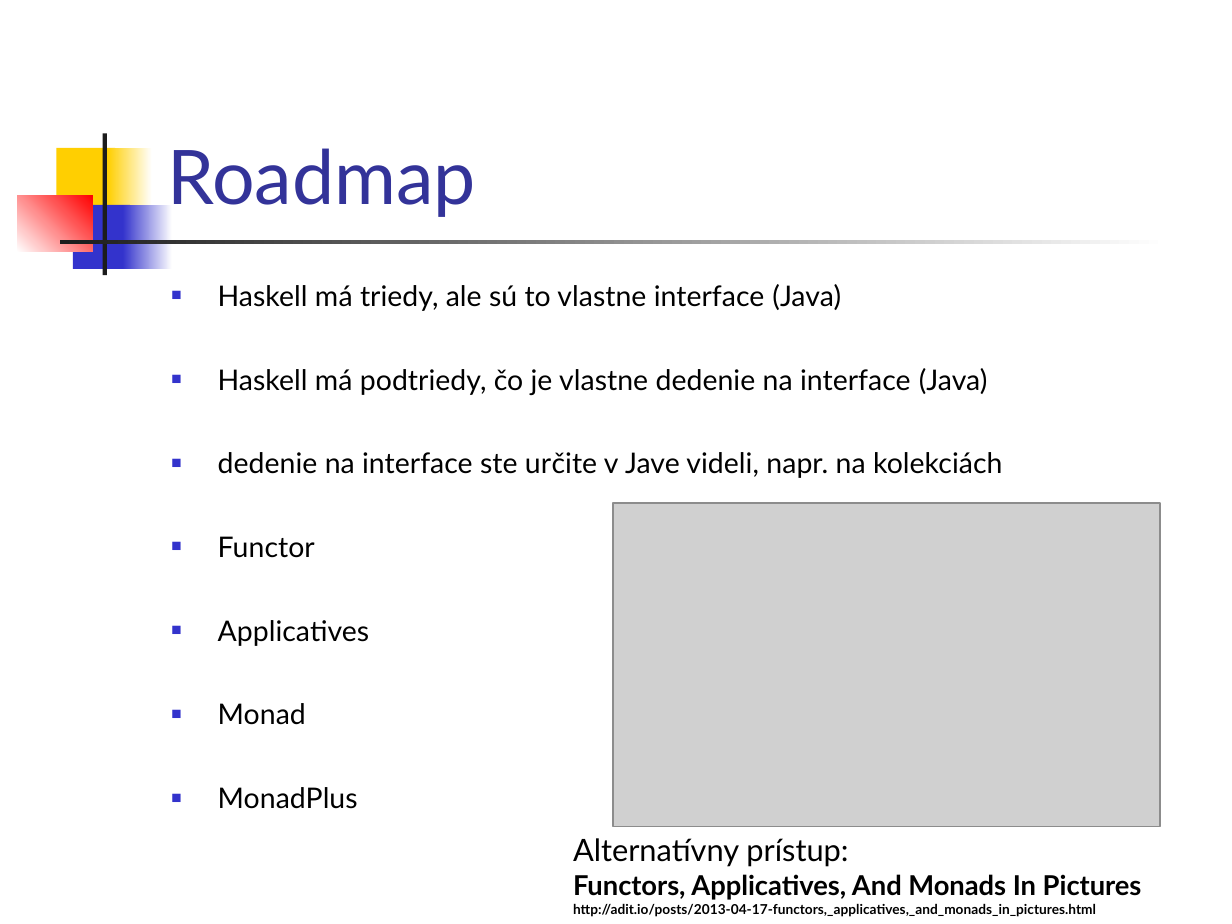
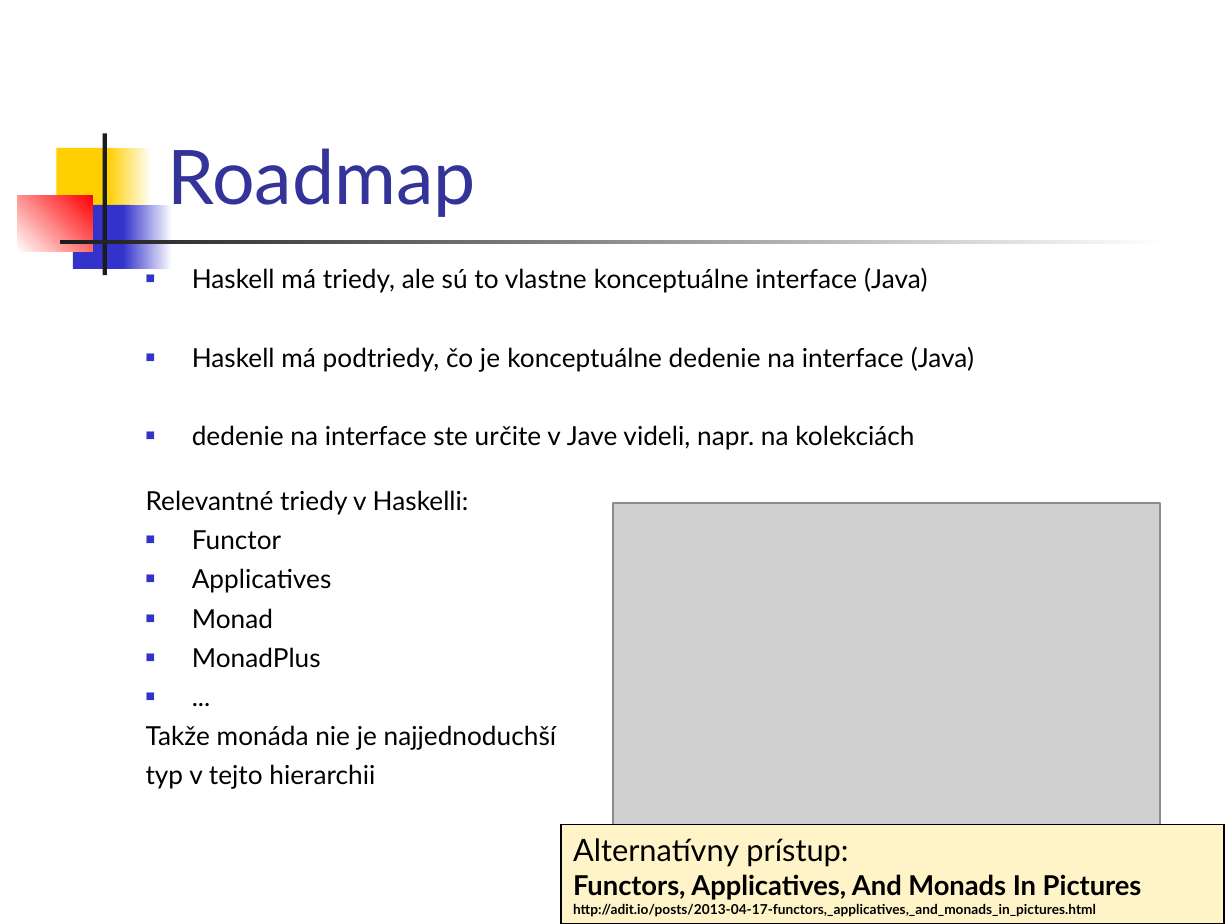
Before and after one commit to Funkcionalne/Prednasky, a slide deck: slide 6 of 11/11_fpro.ppt (slide 7 before the commit). Drawn at 1232x924 pixels with LibreOffice and Linux fonts; fonts in the diff are those of the drawing; grey boxes stand for pictures. Boxes give left, top, right and bottom in pixels: in the first picture for what was removed or moved away, otherwise in the second. Text is boxed around its words. In the diff, an @@ line names an element or a change of style, - is before the commit and + after.

```diff
--- a/11/11_fpro.ppt
+++ b/11/11_fpro.ppt
@@ text "Haskell má triedy, ale sú ...": place and size @@
-text "Haskell má triedy, ale sú ..." at (218, 284, 1002, 809)
+text "Haskell má triedy, ale sú ..." at (146, 268, 974, 789)
@@ text at (192, 268, 974, 371): text changed; size 16.6 to 15.3 pt @@
-■ Haskell má triedy, ale sú to vlastne interface (Java)
-■ Haskell má podtriedy, čo je vlastne dedenie na interface (Java)
+■ Haskell má triedy, ale sú to vlastne konceptuálne interface (Java)
+■ Haskell má podtriedy, čo je konceptuálne dedenie na interface (Java)
@@ text at (192, 425, 914, 668): size 16.6 to 15.3 pt in "dedenie na interface ste určite v Jave ...", "Functor", "Applicatives", "Monad" and 1 more places @@
@@ text at (146, 490, 469, 515): paragraph added @@
+Relevantné triedy v Haskelli:
@@ text at (146, 725, 557, 789): paragraphs added @@
+■ ...
+Takže monáda nie je najjednoduchší
+typ v tejto hierarchii
@@ rectangle "Alternatívny prístup:": place and size @@
-rectangle "Alternatívny prístup:" at (573, 838, 1142, 917)
+rectangle "Alternatívny prístup:" at (561, 824, 1223, 923)
@@ rectangle "Alternatívny prístup:" at (561, 824, 1223, 923): fill none to #FFF4C8; outline none to #000000 0.74 pt @@
```
Also in this commit, not shown: 9 other slides changed, 16 slides added, 6 other files.
